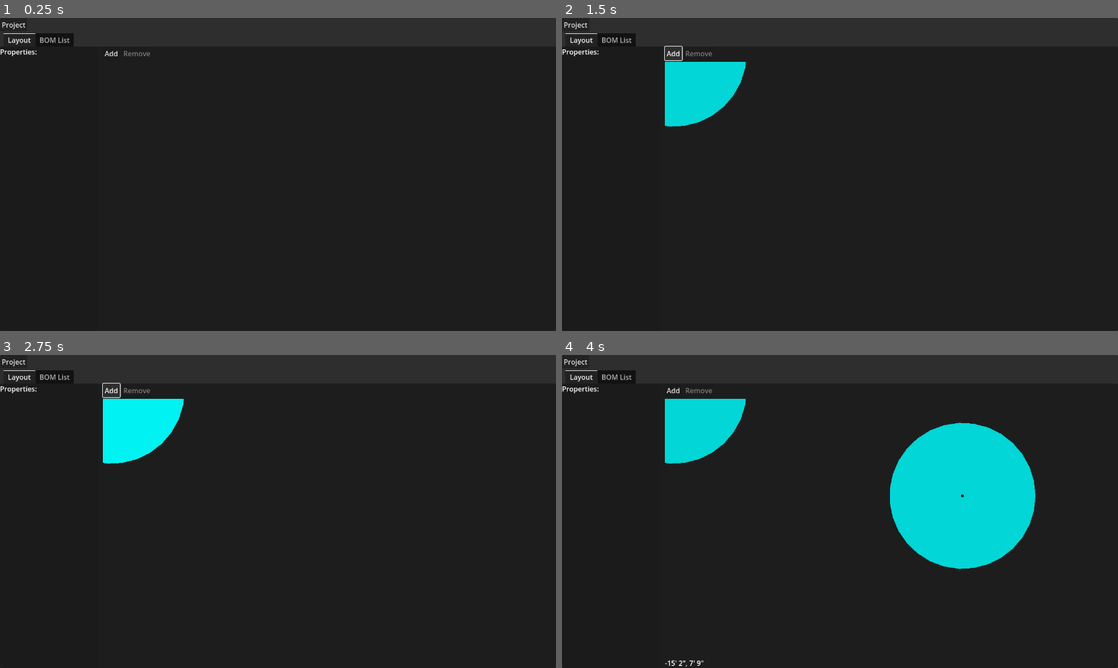
Above: before the commit, frames 1-4 (two rows, left to right).
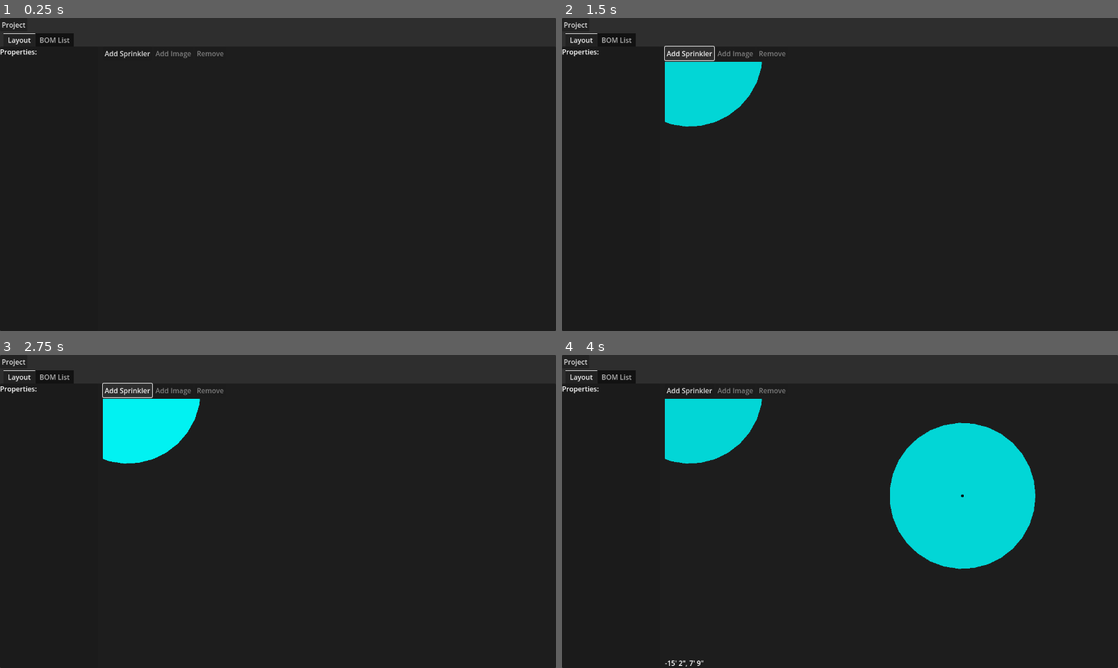
Above: after the commit, the same moments.

Repository: hankedan000/yardscaper
Game: Godot game, scene res://scenes/Main/Main.tscn
The game is run twice, just before and just after one commit, with the same random seed, the same clock (stepped at 60 frames per second) and the same inputs.
Inputs (mouse positions are in pixels of both pictures, inside the frame that each line leads up to):
- Up to frame 1 (0.25 s): no input
- Up to frame 2 (1.5 s): click "Add" (after the commit: "Add Sprinkler") at 0.5 s; click "Add" (after the commit: "Add Sprinkler") at 1.25 s
- Up to frame 3 (2.75 s): click "Add" (after the commit: "Add Sprinkler") at 2 s
- Up to frame 4 (4 s): tap Enter at 2.75 s; move the mouse to (962, 495) at 2.77 s; click (962, 495) at 2.92 s; tap Space at 3.5 s; drag from (728, 527) to (812, 574) at 3.52 s

The runs differ from the first frame. In frame 1, 0.2% of the frame differs, in the area x 21-41%, y 10-13%; in frame 2, 0.9%, in the area x 18-41%, y 8-35%; in frame 3, 0.9%; in frame 4, 0.8%.

Commit message:
Initial work on adding images

Diff:
--- /dev/null
+++ b/SprinklerDesigner/scenes/ImageNode/ImageNode.gd
@@ -0,0 +1,27 @@
+extends Node2D
+class_name ImageNode
+
+@onready var texture_rect := $TextureRect
+
+var filename : String = ""
+
+func _ready():
+	if TheProject.is_opened():
+		var img = TheProject.load_image(filename)
+		if img is Image:
+			texture_rect.texture = ImageTexture.create_from_image(img)
+
+func get_img_size() -> Vector2:
+	return texture_rect.size
+
+func serialize():
+	var position_ft = Utils.px_to_ft_vec(position)
+	return {
+		'filename' : filename,
+		'position_ft' : [position_ft.x, position_ft.y]
+	}
+
+func deserialize(obj):
+	filename = obj['filename']
+	var pos_ft = obj['position_ft']
+	position = Vector2(Utils.ft_to_px(pos_ft[0]), Utils.ft_to_px(pos_ft[1]))
--- /dev/null
+++ b/SprinklerDesigner/scenes/ImageNode/ImageNode.tscn
@@ -0,0 +1,10 @@
+[gd_scene load_steps=2 format=3 uid="uid://d3cwej23wp4gk"]
+
+[ext_resource type="Script" path="res://scenes/ImageNode/ImageNode.gd" id="1_6j5x1"]
+
+[node name="ImageNode" type="Node2D"]
+script = ExtResource("1_6j5x1")
+
+[node name="TextureRect" type="TextureRect" parent="."]
+offset_right = 40.0
+offset_bottom = 40.0
--- a/SprinklerDesigner/scenes/LayoutPanel/LayoutPanel.gd
+++ b/SprinklerDesigner/scenes/LayoutPanel/LayoutPanel.gd
@@ -1,4 +1,6 @@
 extends PanelContainer
+
+@onready var img_dialog               := $ImgDialog
 
 @onready var properties_list          := $HSplitContainer/PropertiesPanel/VBox/ScrollContainer/PropertiesList
 @onready var user_label_lineedit      := $HSplitContainer/PropertiesPanel/VBox/ScrollContainer/PropertiesList/UserLabelLineEdit
@@ -9,6 +11,8 @@
 @onready var min_dist_spinbox         := $HSplitContainer/PropertiesPanel/VBox/ScrollContainer/PropertiesList/MinDistanceSpinBox
 @onready var max_dist_spinbox         := $HSplitContainer/PropertiesPanel/VBox/ScrollContainer/PropertiesList/MaxDistanceSpinBox
 @onready var dist_spinbox             := $HSplitContainer/PropertiesPanel/VBox/ScrollContainer/PropertiesList/DistanceSpinBox
+
+@onready var add_img_button           := $HSplitContainer/Layout/LayoutToolbar/AddImage
 
 @onready var world_viewport_container := $HSplitContainer/Layout/World/ViewportContainer
 @onready var world_viewport           := $HSplitContainer/Layout/World/ViewportContainer/Viewport
@@ -62,7 +66,10 @@
 var _held_sprinkler : Sprinkler = null
 
 func _ready():
-	TheProject.sprinkler_changed.connect(_on_project_sprinkler_changed)
+	TheProject.sprinkler_changed.connect(_on_TheProject_sprinkler_changed)
+	TheProject.image_changed.connect(_on_TheProject_image_changed)
+	TheProject.opened.connect(_on_TheProject_opened)
+	TheProject.closed.connect(_on_TheProject_closed)
 	properties_list.visible = false
 
 func _input(event):
@@ -88,10 +95,6 @@
 					_held_sprinkler.start_move()
 				_held_sprinkler.position = pos_in_world_px
 
-func _is_over_sprinkler(pos_in_world_px: Vector2, sprink: Sprinkler) -> bool:
-	var dist_px = (sprink.position - pos_in_world_px).length()
-	return dist_px <= Utils.ft_to_px(sprink.max_dist_ft)
-
 func _handle_left_click(click_pos: Vector2):
 	# ignore clicks that are outside the world viewpoint
 	if not _is_point_over_world(click_pos):
@@ -102,21 +105,29 @@
 			var pos_in_world_px = _global_xy_to_pos_in_world(click_pos)
 			var smallest_dist_px = null
 			var nearest_sprink = null
+			var selected_image = null
 			for child in world_viewport.get_children():
 				if child is Sprinkler:
 					var dist_px = (child.position - pos_in_world_px).length()
-					if dist_px > Utils.ft_to_px(child.max_dist_ft):
+					if dist_px > Utils.ft_to_px(child.dist_ft):
 						continue
 
 					if not nearest_sprink or (nearest_sprink and dist_px <= smallest_dist_px):
 						smallest_dist_px = dist_px
 						nearest_sprink = child
+				elif child is ImageNode:
+					var img_rect = Rect2(child.position, child.get_img_size())
+					if img_rect.has_point(pos_in_world_px):
+						selected_image = child
 
 			if nearest_sprink != null and selected_sprinkler == nearest_sprink:
 				_held_sprinkler = selected_sprinkler
 				Input.set_default_cursor_shape(Input.CURSOR_MOVE)
-			else:
+			elif nearest_sprink:
 				selected_sprinkler = nearest_sprink
+			elif selected_image:
+				# TODO handle image selection logic
+				pass
 		Mode.AddSprinkler:
 			TheProject.add_sprinkler(sprinkler_to_add)
 			sprinkler_to_add = null
@@ -143,12 +154,15 @@
 	world_viewport.add_child(sprinkler_to_add)
 	mode = Mode.AddSprinkler
 
+func _on_add_image_pressed():
+	img_dialog.popup_centered()
+
 func _on_remove_sprinkler_pressed():
 	if selected_sprinkler:
 		TheProject.remove_sprinkler(selected_sprinkler)
 		selected_sprinkler = null
 
-func _on_project_sprinkler_changed(sprink, change_type):
+func _on_TheProject_sprinkler_changed(sprink, change_type):
 	var sprink_in_world = sprink.get_parent() == world_viewport
 	match change_type:
 		TheProject.ChangeType.ADD:
@@ -158,6 +172,22 @@
 			if sprink_in_world:
 				world_viewport.remove_child(sprink)
 
+func _on_TheProject_image_changed(img_node, change_type):
+	var img_in_world = img_node.get_parent() == world_viewport
+	match change_type:
+		TheProject.ChangeType.ADD:
+			if not img_in_world:
+				world_viewport.add_child(img_node)
+		TheProject.ChangeType.REMOVE:
+			if img_in_world:
+				world_viewport.remove_child(img_node)
+
+func _on_TheProject_opened():
+	add_img_button.disabled = false
+
+func _on_TheProject_closed():
+	add_img_button.disabled = true
+
 func _on_user_label_line_edit_text_submitted(new_text):
 	if selected_sprinkler:
 		selected_sprinkler.user_label = new_text
@@ -181,3 +211,6 @@
 func _on_distance_spin_box_value_changed(value):
 	if selected_sprinkler:
 		selected_sprinkler.dist_ft = value
+
+func _on_img_dialog_file_selected(path):
+	TheProject.add_image(path)
--- a/SprinklerDesigner/scenes/LayoutPanel/LayoutPanel.tscn
+++ b/SprinklerDesigner/scenes/LayoutPanel/LayoutPanel.tscn
@@ -12,6 +12,14 @@
 grow_vertical = 2
 script = ExtResource("1_h3dfu")
 SprinklerScene = ExtResource("2_nuxou")
+
+[node name="ImgDialog" type="FileDialog" parent="."]
+title = "Import an Image"
+size = Vector2i(900, 600)
+ok_button_text = "Open"
+file_mode = 0
+access = 2
+filters = PackedStringArray("*.jpg", "*.png", "*.bmp", "*.jpeg")
 
 [node name="HSplitContainer" type="HSplitContainer" parent="."]
 layout_mode = 2
@@ -118,7 +126,13 @@
 
 [node name="AddSprinkler" type="Button" parent="HSplitContainer/Layout/LayoutToolbar"]
 layout_mode = 2
-text = "Add"
+text = "Add Sprinkler"
+
+[node name="AddImage" type="Button" parent="HSplitContainer/Layout/LayoutToolbar"]
+layout_mode = 2
+tooltip_text = "Add image to project. Project needs to be saved before you can add images."
+disabled = true
+text = "Add Image"
 
 [node name="RemoveSprinkler" type="Button" parent="HSplitContainer/Layout/LayoutToolbar"]
 layout_mode = 2
@@ -158,6 +172,7 @@
 offset_right = 40.0
 grow_vertical = 0
 
+[connection signal="file_selected" from="ImgDialog" to="." method="_on_img_dialog_file_selected"]
 [connection signal="text_submitted" from="HSplitContainer/PropertiesPanel/VBox/ScrollContainer/PropertiesList/UserLabelLineEdit" to="." method="_on_user_label_line_edit_text_submitted"]
 [connection signal="value_changed" from="HSplitContainer/PropertiesPanel/VBox/ScrollContainer/PropertiesList/SweepSpinBox" to="." method="_on_sweep_spin_box_value_changed"]
 [connection signal="value_changed" from="HSplitContainer/PropertiesPanel/VBox/ScrollContainer/PropertiesList/RotationSpinBox" to="." method="_on_rotation_spin_box_value_changed"]
@@ -165,4 +180,5 @@
 [connection signal="text_submitted" from="HSplitContainer/PropertiesPanel/VBox/ScrollContainer/PropertiesList/ModelLineEdit" to="." method="_on_model_line_edit_text_submitted"]
 [connection signal="value_changed" from="HSplitContainer/PropertiesPanel/VBox/ScrollContainer/PropertiesList/DistanceSpinBox" to="." method="_on_distance_spin_box_value_changed"]
 [connection signal="pressed" from="HSplitContainer/Layout/LayoutToolbar/AddSprinkler" to="." method="_on_add_sprinkler_pressed"]
+[connection signal="pressed" from="HSplitContainer/Layout/LayoutToolbar/AddImage" to="." method="_on_add_image_pressed"]
 [connection signal="pressed" from="HSplitContainer/Layout/LayoutToolbar/RemoveSprinkler" to="." method="_on_remove_sprinkler_pressed"]
--- a/SprinklerDesigner/scripts/Project.gd
+++ b/SprinklerDesigner/scripts/Project.gd
@@ -1,7 +1,9 @@
 extends Node
 
 signal opened()
+signal closed()
 signal sprinkler_changed(sprink, change_type)
+signal image_changed(img, change_type)
 signal has_edits_changed(has_edits)
 
 enum ChangeType {
@@ -10,8 +12,11 @@
 	MODIFIED
 }
 
+var ImageNodeScene : PackedScene = preload("res://scenes/ImageNode/ImageNode.tscn")
+
 var project_path = ""
 var sprinklers = []
+var images = []
 var has_edits = false :
 	set(value):
 		var old_value = has_edits
@@ -27,6 +32,10 @@
 		remove_sprinkler(sprinklers.front())
 	_suppress_self_edit_signals = false
 	has_edits = false
+	emit_signal('closed')
+
+func is_opened() -> bool:
+	return len(project_path) > 0
 
 func open(dir: String):
 	var json_filepath = dir.path_join("project.json")
@@ -34,8 +43,8 @@
 	var proj_str = json_file.get_as_text()
 	var json = JSON.new()
 	if json.parse(proj_str) == OK:
+		project_path = dir
 		deserialize(json.data)
-		project_path = dir
 		has_edits = false
 		emit_signal('opened')
 	else:
@@ -62,6 +71,15 @@
 	else:
 		printerr("failed to save to '%s'" % [json_filepath])
 		return false
+
+	# create image directory
+	var img_dir = get_img_dir()
+	if DirAccess.dir_exists_absolute(img_dir):
+		pass # nothing to make
+	elif DirAccess.make_dir_absolute(img_dir) != OK:
+		printerr("failed to create img dir in '%s'" % [img_dir])
+		return false
+
 	return true
 
 func add_sprinkler(sprink: Sprinkler):
@@ -81,27 +99,72 @@
 	else:
 		push_warning("sprinkler %s is not in the project. ignoring remove." % sprink.name)
 
+func get_img_dir():
+	if len(project_path) == 0:
+		push_error("need to set project_path first before you can add images")
+	return project_path.path_join("imgs")
+
+func load_image(filename: String):
+	var img_path = get_img_dir().path_join(filename)
+	return Image.load_from_file(img_path)
+
+func add_image(path: String) -> bool:
+	var filename = path.get_file()
+	# make sure we don't already have an image with that name imported
+	for img in images:
+		if filename == img.filename:
+			push_warning("image with filename '%s' already imported" % filename)
+			return false
+
+	# copy image into project directories img dir
+	var img_path = get_img_dir().path_join(filename)
+	if DirAccess.copy_absolute(path, img_path) != OK:
+		push_warning("failed to copy '%s' to '%s'" % [path, img_path])
+		return false
+	var img = Image.load_from_file(img_path)
+	if not (img is Image):
+		push_warning("failed to load image '%s'" % [img_path])
+		return false
+
+	# load image and create a new ImageNode
+	var img_node : ImageNode = ImageNodeScene.instantiate()
+	img_node.filename = filename
+	images.append(img_node)
+	emit_signal('image_changed', img_node, ChangeType.ADD)
+	has_edits = true
+	return true
+
 func serialize():
-	# serialize all sprinkler objecs
+	# serialize all sprinkler objects
 	var sprinklers_ser = []
 	for sprink in sprinklers:
 		sprinklers_ser.append(sprink.serialize())
 
+	# serialize all image objects
+	var images_ser = []
+	for img in images:
+		images_ser.append(img.serialize())
+
 	# return final serialized object
 	return {
-		'sprinklers' : sprinklers_ser
+		'sprinklers' : sprinklers_ser,
+		'images' : images_ser
 	}
 
 func deserialize(obj):
 	_suppress_self_edit_signals = true
 	reset()
-	for sprink_ser in obj['sprinklers']:
+	for sprink_ser in Utils.dict_get(obj, 'sprinklers', []):
 		var sprink := Sprinkler.new()
 		sprink.deserialize(sprink_ser)
 		add_sprinkler(sprink)
+	for img_ser in Utils.dict_get(obj, 'images', []):
+		var img_node := ImageNodeScene.instantiate()
+		img_node.deserialize(img_ser)
+		images.append(img_node)
+		emit_signal('image_changed', img_node, ChangeType.ADD)
 	_suppress_self_edit_signals = false
 
 func _on_sprinkler_moved(sprink, from_xy, to_xy):
-	print("sprinkler '%s' moved %s -> %s" % [sprink.name, from_xy, to_xy])
 	emit_signal('sprinkler_changed', sprink, ChangeType.MODIFIED)
 	has_edits = true
--- a/SprinklerDesigner/scripts/SprinklerDB.gd
+++ b/SprinklerDesigner/scripts/SprinklerDB.gd
@@ -270,13 +270,13 @@
 	return null
 
 func get_head_models(manufacturer: String):
-	var manu_db : Dictionary = get_manufacturer_db(manufacturer)
-	if manu_db:
+	var manu_db = get_manufacturer_db(manufacturer)
+	if manu_db is Dictionary:
 		return manu_db['heads'].keys()
 	return null
 
 func get_head_info(manufacturer: String, head_model: String):
-	var manu_db : Dictionary = get_manufacturer_db(manufacturer)
-	if manu_db and head_model in manu_db['heads']:
+	var manu_db = get_manufacturer_db(manufacturer)
+	if manu_db is Dictionary and head_model in manu_db['heads']:
 		return manu_db['heads'][head_model]
 	return null
